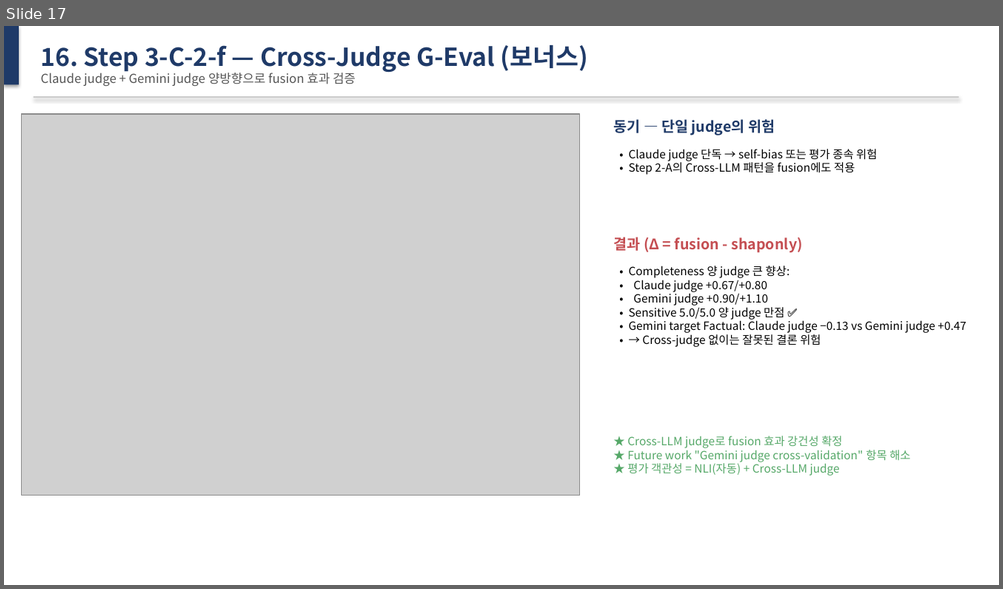
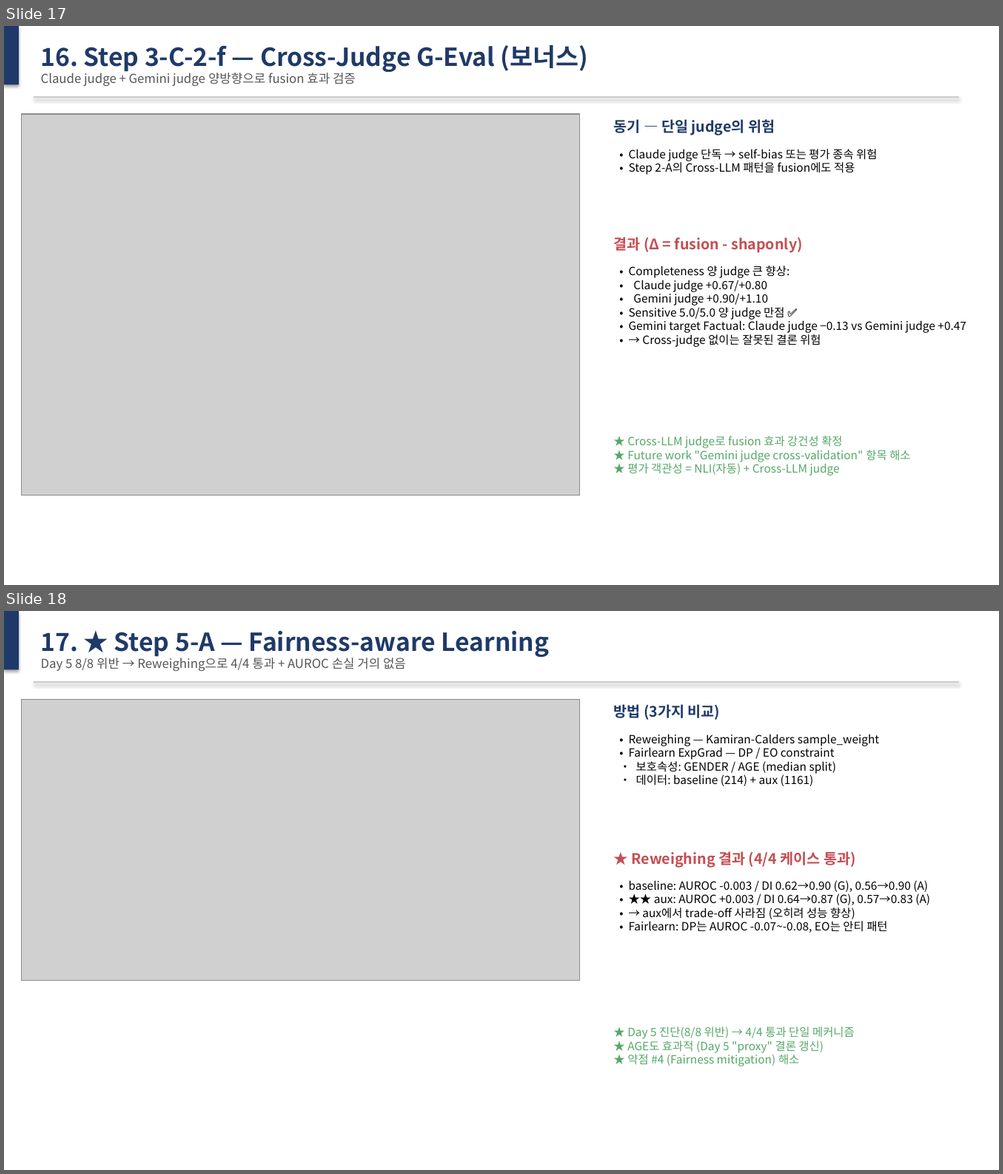
Before and after one commit to Tim-Green0/tabnet-xai-rag-credit, a slide deck: paper/midterm_slides.pptx. Shown one above the other, each under a label of ours: slide 17 before the commit, slides 17 and 18 after it. The pictures are 1003x589 and 1003x1174 pixels, drawn with LibreOffice and Linux fonts; fonts in the diff are those of the drawing; grey boxes stand for pictures. Boxes give left, top, right and bottom in pixels: in the first picture for what was removed or moved away, otherwise in the second. Text is boxed around its words. In the diff, an @@ line names an element or a change of style, - is before the commit and + after.

```diff
--- a/paper/midterm_slides.pptx
+++ b/paper/midterm_slides.pptx
@@ slide 18 added at [4, 611, 999, 1170], background #FFFFFF @@
@@ rectangle added at [4, 611, 19, 670], fill #1F3A68 @@
@@ text added at [41, 630, 549, 657], 24 pt, text #1F3A68, bold @@
+17. ★ Step 5-A — Fairness-aware Learning
@@ text added at [41, 655, 406, 671], 12 pt, text #555555 @@
+Day 5 8/8 위반 → Reweighing으로 4/4 통과 + AUROC 손실 거의 없음
@@ picture added at [22, 699, 580, 981] @@
@@ rectangle added at [33, 681, 959, 683], fill #CCCCCC @@
@@ text added at [613, 704, 720, 720], 14 pt, text #1F3A68, bold @@
+방법 (3가지 비교)
@@ text added at [629, 734, 879, 786], 11 pt, text #000000 @@
+• Reweighing — Kamiran-Calders sample_weight
+• Fairlearn ExpGrad — DP / EO constraint
+• 보호속성: GENDER / AGE (median split)
+• 데이터: baseline (214) + aux (1161)
@@ text added at [632, 851, 856, 868], 14 pt, text #C44E52, bold @@
+★ Reweighing 결과 (4/4 케이스 통과)
@@ text added at [629, 880, 930, 933], 11 pt, text #000000 @@
+• baseline: AUROC -0.003 / DI 0.62→0.90 (G), 0.56→0.90 (A)
+• ★★ aux: AUROC +0.003 / DI 0.64→0.87 (G), 0.57→0.83 (A)
+• → aux에서 trade-off 사라짐 (오히려 성능 향상)
+• Fairlearn: DP는 AUROC -0.07~-0.08, EO는 안티 패턴
@@ text added at [627, 1027, 854, 1067], 11 pt, text #55A868 @@
+★ Day 5 진단(8/8 위반) → 4/4 통과 단일 메커니즘
+★ AGE도 효과적 (Day 5 "proxy" 결론 갱신)
+★ 약점 #4 (Fairness mitigation) 해소
```
Also in this commit, not shown: 2 slides changed, 5 other files.
